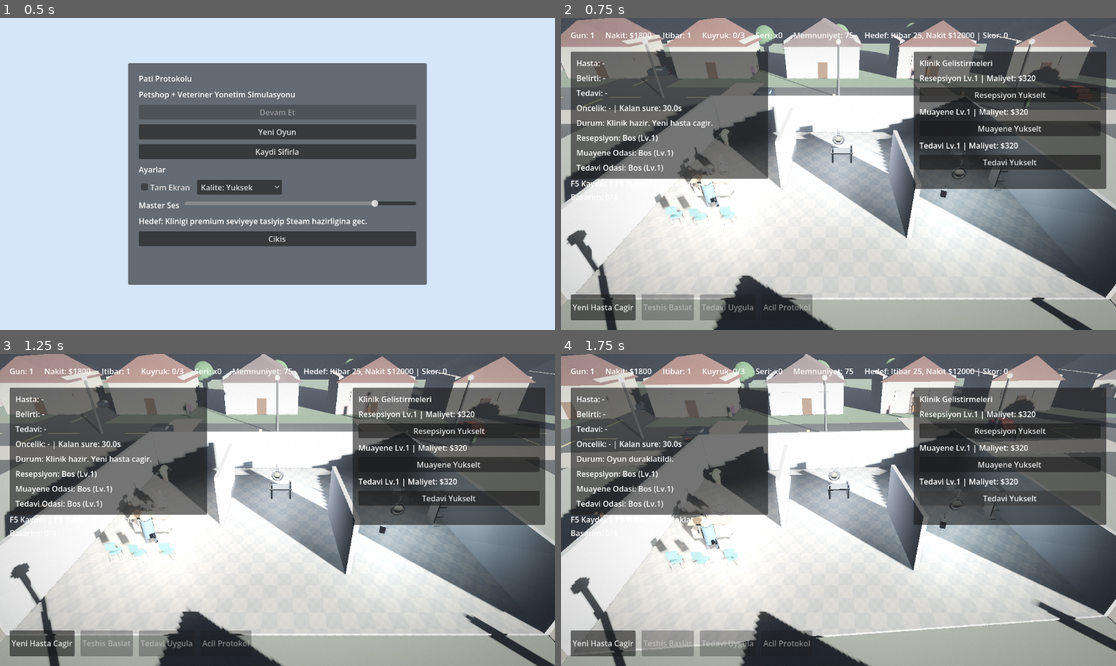
Above: before the commit, frames 1-4 (two rows, left to right).
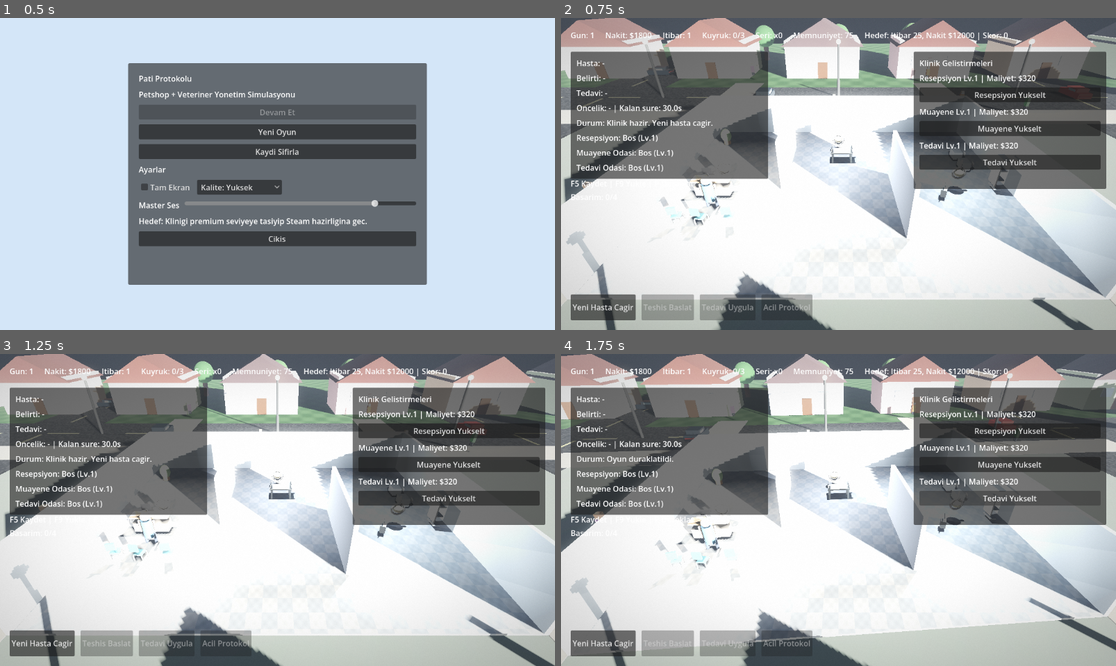
Above: after the commit, the same moments.

Repository: mandevil1492-netizen/pet-shop
Game: Godot game, scene res://scenes/menu.tscn
Same seed, same stepped clock (60 frames per second), same inputs: the game is played once before the commit and once after it.
Inputs (mouse positions are in pixels of both pictures, inside the frame that each line leads up to):
- Up to frame 1 (0.5 s): no input
- Up to frame 2 (0.75 s): click "Yeni Oyun" at 0.5 s
- Up to frame 3 (1.25 s): no input
- Up to frame 4 (1.75 s): tap Enter at 1.25 s; move the mouse to (960, 494) at 1.27 s; hold Right (ui_right) from 1.28 s (still down); tap P at 1.35 s; click (960, 494) at 1.42 s

Frame 1 is identical in both runs. In frame 2, 38% of the frame differs, in the area x 0-100%, y 2-100%; in frame 3, 38%; in frame 4, 38%.

Commit message:
feat: improve realistic lighting and exterior materials

Diff:
--- a/scripts/game_manager.gd
+++ b/scripts/game_manager.gd
@@ -60,6 +60,7 @@
 @onready var world_environment: WorldEnvironment = $WorldEnvironment
 @onready var clinic_root: Node3D = $Clinic
 @onready var sun_light: DirectionalLight3D = $DirectionalLight3D
+@onready var main_camera: Camera3D = $Camera3D
 @onready var reception_light: OmniLight3D = $ReceptionLight
 @onready var exam_light: OmniLight3D = $ExamLight
 @onready var treatment_light: OmniLight3D = $TreatmentLight
@@ -106,6 +107,11 @@
 var exterior_cars: Array[Dictionary] = []
 var exterior_walkers: Array[Dictionary] = []
 var billboard_screen_mat: StandardMaterial3D
+var asphalt_material: ShaderMaterial
+var lane_line_material: StandardMaterial3D
+var concrete_material: ShaderMaterial
+var path_material: ShaderMaterial
+var grass_material: ShaderMaterial
 
 var objective_label: Label
 var help_label: Label
@@ -192,33 +198,50 @@
 	_build_street_lights(exterior)
 	_build_ambient_traffic(exterior)
 	_build_ambient_walkers(exterior)
+	_apply_exterior_materials()
+	_add_exterior_reflection_probe(exterior)
 
 func _build_road_network(parent: Node3D) -> void:
 	var road_col := Color(0.16, 0.17, 0.18)
-	_add_box(parent, Vector3(110, 0.06, 8), Vector3(0, -0.02, 16), road_col, 0.96, 0.02)
-	_add_box(parent, Vector3(110, 0.06, 8), Vector3(0, -0.02, -16), road_col, 0.96, 0.02)
-	_add_box(parent, Vector3(8, 0.06, 110), Vector3(24, -0.02, 0), road_col, 0.96, 0.02)
-	_add_box(parent, Vector3(8, 0.06, 110), Vector3(-24, -0.02, 0), road_col, 0.96, 0.02)
+	var road_a := _add_box(parent, Vector3(110, 0.06, 8), Vector3(0, -0.02, 16), road_col, 0.96, 0.02)
+	var road_b := _add_box(parent, Vector3(110, 0.06, 8), Vector3(0, -0.02, -16), road_col, 0.96, 0.02)
+	var road_c := _add_box(parent, Vector3(8, 0.06, 110), Vector3(24, -0.02, 0), road_col, 0.96, 0.02)
+	var road_d := _add_box(parent, Vector3(8, 0.06, 110), Vector3(-24, -0.02, 0), road_col, 0.96, 0.02)
+	road_a.name = "RoadMainA"
+	road_b.name = "RoadMainB"
+	road_c.name = "RoadCrossA"
+	road_d.name = "RoadCrossB"
 
 	var line_col := Color(0.94, 0.91, 0.55)
 	for x in range(-46, 47, 8):
-		_add_box(parent, Vector3(3.2, 0.02, 0.26), Vector3(float(x), 0.02, 16), line_col, 0.4, 0.0)
-		_add_box(parent, Vector3(3.2, 0.02, 0.26), Vector3(float(x), 0.02, -16), line_col, 0.4, 0.0)
+		var line_a := _add_box(parent, Vector3(3.2, 0.02, 0.26), Vector3(float(x), 0.02, 16), line_col, 0.4, 0.0)
+		var line_b := _add_box(parent, Vector3(3.2, 0.02, 0.26), Vector3(float(x), 0.02, -16), line_col, 0.4, 0.0)
+		line_a.name = "LaneLineX"
+		line_b.name = "LaneLineX"
 	for z in range(-46, 47, 8):
-		_add_box(parent, Vector3(0.26, 0.02, 3.2), Vector3(24, 0.02, float(z)), line_col, 0.4, 0.0)
-		_add_box(parent, Vector3(0.26, 0.02, 3.2), Vector3(-24, 0.02, float(z)), line_col, 0.4, 0.0)
+		var line_c := _add_box(parent, Vector3(0.26, 0.02, 3.2), Vector3(24, 0.02, float(z)), line_col, 0.4, 0.0)
+		var line_d := _add_box(parent, Vector3(0.26, 0.02, 3.2), Vector3(-24, 0.02, float(z)), line_col, 0.4, 0.0)
+		line_c.name = "LaneLineZ"
+		line_d.name = "LaneLineZ"
 
 func _build_sidewalks_and_paths(parent: Node3D) -> void:
 	var sidewalk_col := Color(0.76, 0.76, 0.74)
-	_add_box(parent, Vector3(54, 0.08, 3.4), Vector3(0, -0.01, 10.4), sidewalk_col, 0.82, 0.0)
-	_add_box(parent, Vector3(54, 0.08, 3.4), Vector3(0, -0.01, -10.4), sidewalk_col, 0.82, 0.0)
-	_add_box(parent, Vector3(3.4, 0.08, 44), Vector3(10.7, -0.01, 0), sidewalk_col, 0.82, 0.0)
-	_add_box(parent, Vector3(3.4, 0.08, 44), Vector3(-10.7, -0.01, 0), sidewalk_col, 0.82, 0.0)
+	var sw_a := _add_box(parent, Vector3(54, 0.08, 3.4), Vector3(0, -0.01, 10.4), sidewalk_col, 0.82, 0.0)
+	var sw_b := _add_box(parent, Vector3(54, 0.08, 3.4), Vector3(0, -0.01, -10.4), sidewalk_col, 0.82, 0.0)
+	var sw_c := _add_box(parent, Vector3(3.4, 0.08, 44), Vector3(10.7, -0.01, 0), sidewalk_col, 0.82, 0.0)
+	var sw_d := _add_box(parent, Vector3(3.4, 0.08, 44), Vector3(-10.7, -0.01, 0), sidewalk_col, 0.82, 0.0)
+	sw_a.name = "Sidewalk"
+	sw_b.name = "Sidewalk"
+	sw_c.name = "Sidewalk"
+	sw_d.name = "Sidewalk"
 
 	var path_col := Color(0.67, 0.57, 0.43)
-	_add_box(parent, Vector3(28, 0.05, 2.2), Vector3(0, -0.025, 31), path_col, 0.9, 0.0)
-	_add_box(parent, Vector3(2.2, 0.05, 24), Vector3(-35, -0.025, 0), path_col, 0.9, 0.0)
-	_add_box(parent, Vector3(2.2, 0.05, 24), Vector3(35, -0.025, 0), path_col, 0.9, 0.0)
+	var path_a := _add_box(parent, Vector3(28, 0.05, 2.2), Vector3(0, -0.025, 31), path_col, 0.9, 0.0)
+	var path_b := _add_box(parent, Vector3(2.2, 0.05, 24), Vector3(-35, -0.025, 0), path_col, 0.9, 0.0)
+	var path_c := _add_box(parent, Vector3(2.2, 0.05, 24), Vector3(35, -0.025, 0), path_col, 0.9, 0.0)
+	path_a.name = "WalkPath"
+	path_b.name = "WalkPath"
+	path_c.name = "WalkPath"
 
 func _build_houses(parent: Node3D) -> void:
 	var house_positions := [
@@ -380,6 +403,8 @@
 		light.light_energy = 0.8
 		light.light_color = Color(1.0, 0.89, 0.7)
 		light.omni_range = 9.5
+		light.shadow_enabled = true
+		light.light_size = 0.25
 		lamp.add_child(light)
 		exterior_street_lights.append(light)
 
@@ -489,6 +514,8 @@
 	box.size = size
 	m.mesh = box
 	m.position = pos
+	m.cast_shadow = GeometryInstance3D.SHADOW_CASTING_SETTING_ON
+	m.gi_mode = GeometryInstance3D.GI_MODE_STATIC
 	var mat := StandardMaterial3D.new()
 	mat.albedo_color = color
 	mat.roughness = rough
@@ -496,6 +523,141 @@
 	m.material_override = mat
 	parent.add_child(m)
 	return m
+
+func _prepare_surface_material_library() -> void:
+	if asphalt_material and concrete_material and path_material and grass_material and lane_line_material:
+		return
+
+	var asphalt_shader := Shader.new()
+	asphalt_shader.code = """
+shader_type spatial;
+render_mode diffuse_burley, specular_schlick_ggx;
+
+uniform vec3 base_col : source_color = vec3(0.14, 0.15, 0.16);
+uniform float wetness = 0.2;
+uniform float scale = 5.8;
+
+float hash21(vec2 p) {
+	p = fract(p * vec2(123.34, 345.45));
+	p += dot(p, p + 34.345);
+	return fract(p.x * p.y);
+}
+
+void fragment() {
+	vec3 wp = (MODEL_MATRIX * vec4(VERTEX, 1.0)).xyz;
+	vec2 uv = wp.xz / scale;
+	float n = hash21(floor(uv * 36.0));
+	float grain = (n - 0.5) * 0.12;
+	float crack = smoothstep(0.72, 0.95, abs(sin(uv.x * 18.0) * cos(uv.y * 15.0)));
+	ALBEDO = base_col + vec3(grain - crack * 0.04);
+	ROUGHNESS = mix(0.92, 0.52, wetness) + crack * 0.05;
+	METALLIC = 0.02;
+	SPECULAR = 0.42;
+}
+"""
+	asphalt_material = ShaderMaterial.new()
+	asphalt_material.shader = asphalt_shader
+
+	lane_line_material = StandardMaterial3D.new()
+	lane_line_material.albedo_color = Color(0.93, 0.88, 0.58)
+	lane_line_material.roughness = 0.38
+	lane_line_material.metallic = 0.0
+
+	var concrete_shader := Shader.new()
+	concrete_shader.code = """
+shader_type spatial;
+render_mode diffuse_burley, specular_schlick_ggx;
+
+uniform vec3 base_col : source_color = vec3(0.73, 0.73, 0.72);
+uniform float scale = 4.5;
+
+float hash21(vec2 p) {
+	p = fract(p * vec2(234.34, 435.345));
+	p += dot(p, p + 45.32);
+	return fract(p.x * p.y);
+}
+
+void fragment() {
+	vec3 wp = (MODEL_MATRIX * vec4(VERTEX, 1.0)).xyz;
+	vec2 uv = wp.xz / scale;
+	float n = hash21(floor(uv * 24.0));
+	float p = hash21(floor(uv * 9.0));
+	float dirt = smoothstep(0.65, 1.0, p) * 0.08;
+	ALBEDO = base_col + vec3((n - 0.5) * 0.08 - dirt);
+	ROUGHNESS = 0.84;
+	METALLIC = 0.0;
+	SPECULAR = 0.36;
+}
+"""
+	concrete_material = ShaderMaterial.new()
+	concrete_material.shader = concrete_shader
+
+	var path_shader := Shader.new()
+	path_shader.code = """
+shader_type spatial;
+render_mode diffuse_burley, specular_schlick_ggx;
+
+uniform vec3 soil_a : source_color = vec3(0.5, 0.41, 0.31);
+uniform vec3 soil_b : source_color = vec3(0.43, 0.34, 0.26);
+uniform float scale = 3.8;
+
+void fragment() {
+	vec3 wp = (MODEL_MATRIX * vec4(VERTEX, 1.0)).xyz;
+	float pattern = sin(wp.x * scale) * cos(wp.z * scale * 0.8);
+	float blend = smoothstep(-0.9, 0.9, pattern);
+	ALBEDO = mix(soil_a, soil_b, blend);
+	ROUGHNESS = 0.9;
+	METALLIC = 0.0;
+	SPECULAR = 0.24;
+}
+"""
+	path_material = ShaderMaterial.new()
+	path_material.shader = path_shader
+
+	var grass_shader := Shader.new()
+	grass_shader.code = """
+shader_type spatial;
+render_mode diffuse_burley, specular_schlick_ggx;
+
+uniform vec3 grass_a : source_color = vec3(0.26, 0.39, 0.24);
+uniform vec3 grass_b : source_color = vec3(0.19, 0.31, 0.18);
+uniform float scale = 2.1;
+
+void fragment() {
+	vec3 wp = (MODEL_MATRIX * vec4(VERTEX, 1.0)).xyz;
+	float variation = sin(wp.x * scale) * sin(wp.z * scale * 0.9);
+	float mask = smoothstep(-0.75, 0.75, variation);
+	ALBEDO = mix(grass_a, grass_b, mask);
+	ROUGHNESS = 0.96;
+	METALLIC = 0.0;
+	SPECULAR = 0.18;
+}
+"""
+	grass_material = ShaderMaterial.new()
+	grass_material.shader = grass_shader
+
+func _apply_exterior_materials() -> void:
+	if not has_node("Exterior"):
+		return
+	if not asphalt_material:
+		_prepare_surface_material_library()
+
+	var exterior := get_node("Exterior")
+	for child in exterior.get_children():
+		if child is MeshInstance3D:
+			var mesh := child as MeshInstance3D
+			mesh.cast_shadow = GeometryInstance3D.SHADOW_CASTING_SETTING_ON
+			mesh.gi_mode = GeometryInstance3D.GI_MODE_STATIC
+			if mesh.name.begins_with("Road"):
+				mesh.material_override = asphalt_material
+			elif mesh.name.begins_with("LaneLine"):
+				mesh.material_override = lane_line_material
+			elif mesh.name == "Sidewalk":
+				mesh.material_override = concrete_material
+			elif mesh.name == "WalkPath":
+				mesh.material_override = path_material
+			elif mesh.name == "CityGround":
+				mesh.material_override = grass_material
 
 func _capture_preview() -> void:
 	await get_tree().process_frame
@@ -508,42 +670,64 @@
 	get_tree().quit()
 
 func _enhance_visual_quality() -> void:
+	_prepare_surface_material_library()
 	var env: Environment = world_environment.environment
 	if env:
 		var sky_mat := PhysicalSkyMaterial.new()
-		sky_mat.rayleigh_coefficient = 2.0
-		sky_mat.mie_coefficient = 0.01
-		sky_mat.mie_eccentricity = 0.83
-		sky_mat.turbidity = 2.4
+		sky_mat.rayleigh_coefficient = 2.2
+		sky_mat.mie_coefficient = 0.012
+		sky_mat.mie_eccentricity = 0.82
+		sky_mat.turbidity = 2.1
+		sky_mat.sun_disk_scale = 1.2
 		var sky := Sky.new()
 		sky.sky_material = sky_mat
 		env.background_mode = Environment.BG_SKY
 		env.sky = sky
 		env.tonemap_mode = Environment.TONE_MAPPER_FILMIC
-		env.tonemap_exposure = 1.12
-		env.tonemap_white = 1.45
+		env.tonemap_exposure = 1.08
+		env.tonemap_white = 1.2
 		env.glow_enabled = true
-		env.glow_bloom = 0.06
-		env.glow_intensity = 0.72
+		env.glow_bloom = 0.08
+		env.glow_intensity = 0.62
 		env.ssao_enabled = true
-		env.ssao_radius = 1.9
-		env.ssao_intensity = 1.6
+		env.ssao_radius = 2.2
+		env.ssao_intensity = 1.35
 		env.set("ssil_enabled", true)
-		env.set("ssil_radius", 3.6)
+		env.set("ssil_radius", 4.1)
+		env.set("ssr_enabled", true)
+		env.set("ssr_fade_in", 0.12)
+		env.set("ssr_fade_out", 1.9)
+		env.set("sdfgi_enabled", true)
+		env.set("sdfgi_bounce_feedback", 0.42)
+		env.set("sdfgi_energy", 1.18)
+		env.set("adjustment_enabled", true)
+		env.set("adjustment_contrast", 1.08)
+		env.set("adjustment_saturation", 1.05)
 		env.set("fog_enabled", true)
 		env.set("fog_density", 0.006)
 		env.set("fog_sky_affect", 0.24)
 		env.set("volumetric_fog_enabled", true)
-		env.set("volumetric_fog_density", 0.022)
-
-	sun_light.light_energy = 1.7
+		env.set("volumetric_fog_density", 0.018)
+
+	sun_light.light_energy = 1.65
 	sun_light.light_color = Color(1.0, 0.96, 0.9)
 	sun_light.shadow_enabled = true
-	sun_light.shadow_blur = 1.6
+	sun_light.shadow_blur = 1.15
+	sun_light.set("directional_shadow_mode", DirectionalLight3D.SHADOW_PARALLEL_4_SPLITS)
+	sun_light.set("directional_shadow_max_distance", 120.0)
+	sun_light.set("directional_shadow_fade_start", 0.85)
+	sun_light.light_angular_distance = 0.45
+
+	main_camera.set("near", 0.03)
+	main_camera.set("far", 220.0)
+
+	reception_light.shadow_enabled = true
 	reception_light.light_energy = 1.45
 	reception_light.light_size = 0.45
+	exam_light.shadow_enabled = true
 	exam_light.light_energy = 1.52
 	exam_light.light_size = 0.42
+	treatment_light.shadow_enabled = true
 	treatment_light.light_energy = 1.48
 	treatment_light.light_size = 0.43
 
@@ -612,7 +796,22 @@
 	probe.update_mode = ReflectionProbe.UPDATE_ALWAYS
 	probe.interior = true
 	probe.box_projection = true
+	probe.intensity = 1.18
+	probe.max_distance = 0.0
+	probe.cull_mask = 0xFFFFFFFF
 	$Clinic.add_child(probe)
+
+func _add_exterior_reflection_probe(exterior: Node3D) -> void:
+	if exterior.has_node("ExteriorReflectionProbe"):
+		return
+	var probe := ReflectionProbe.new()
+	probe.name = "ExteriorReflectionProbe"
+	probe.position = Vector3(0, 3.6, 0)
+	probe.size = Vector3(124, 14, 124)
+	probe.box_projection = true
+	probe.update_mode = ReflectionProbe.UPDATE_ONCE
+	probe.intensity = 0.9
+	exterior.add_child(probe)
 
 func _add_post_fx_overlay() -> void:
 	if $CanvasLayer.has_node("PostFxOverlay"):
@@ -881,9 +1080,12 @@
 		var env: Environment = world_environment.environment
 		env.background_color = Color(0.08, 0.11, 0.18).lerp(Color(0.64, 0.78, 0.95), day_factor)
 		env.ambient_light_energy = lerp(0.38, 1.0, day_factor)
-		env.tonemap_exposure = lerp(0.92, 1.18, day_factor)
+		env.tonemap_exposure = lerp(0.95, 1.12, day_factor)
 		env.set("fog_density", lerp(0.014, 0.006, day_factor))
-		env.set("volumetric_fog_density", lerp(0.034, 0.022, day_factor))
+		env.set("volumetric_fog_density", lerp(0.028, 0.018, day_factor))
+
+	if asphalt_material:
+		asphalt_material.set_shader_parameter("wetness", lerp(0.55, 0.16, day_factor))
 
 	var street_energy: float = lerp(1.9, 0.14, day_factor)
 	for street in exterior_street_lights:
